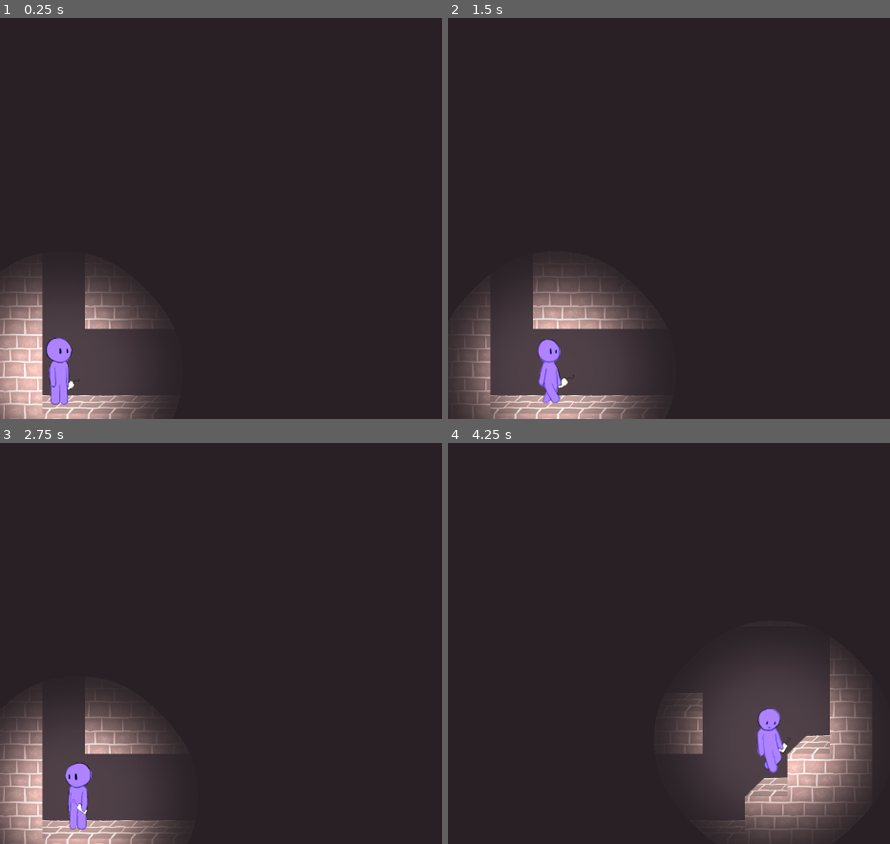
Above: before the commit, frames 1-4 (two rows, left to right).
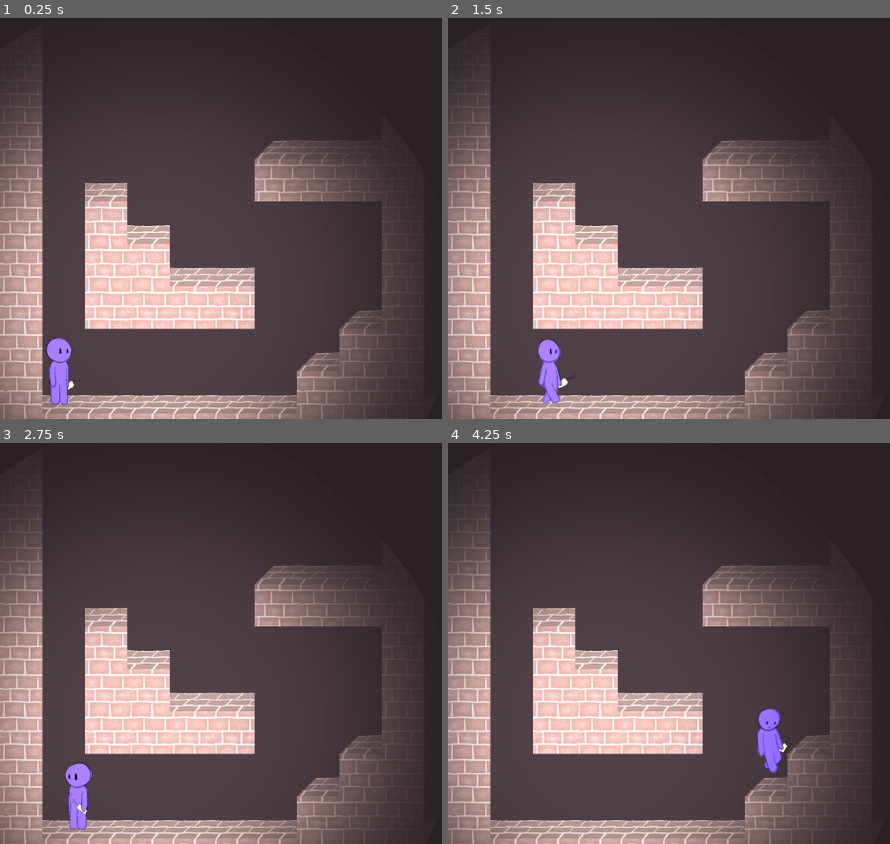
Above: after the commit, the same moments.

Repository: isaacwkm/csgd-capstone-project
Game: Godot game, scene res://scenes/world.tscn
Same seed, same stepped clock (60 frames per second), same inputs: the game is played once before the commit and once after it.
Inputs:
- Up to frame 1 (0.25 s): no input
- Up to frame 2 (1.5 s): tap Enter (ui_accept) at 0.5, 0.77 s; hold D from 0.53 s (still down)
- Up to frame 3 (2.75 s): tap Enter (ui_accept) at 1.52 s; release D at 2.03 s; hold A from 2.03 s (still down)
- Up to frame 4 (4.25 s): release A at 2.78 s; hold D from 2.78 s (still down); tap Enter (ui_accept) at 3.02, 3.77 s

The runs differ from the first frame. In frame 1, 56% of the frame differs, in the area x 0-96%, y 10-100%; in frame 2, 55%; in frame 3, 55%; in frame 4, 53%.

Commit message:
Add ExclusiveCollisionArea which enables collisions on entry and disables on exit. It sits on collision layer 2 so that it can continue to detect objects once it has disabled their collision on layer 1. Change PlayerCharacter to occupy only collision layer 2 by default, for compatibility with ExclusiveCollisionArea.

Diff:
--- /dev/null
+++ b/objects/collision_enabling_light.tscn
@@ -0,0 +1,18 @@
+[gd_scene load_steps=4 format=3 uid="uid://du4aw7x0lt5a7"]
+
+[ext_resource type="Script" path="res://scripts/exclusive_collision_area.gd" id="1_qcllp"]
+[ext_resource type="Texture2D" uid="uid://c3338cj6v4v6v" path="res://textures/point_light.png" id="2_cdknk"]
+
+[sub_resource type="CircleShape2D" id="CircleShape2D_ppycv"]
+radius = 384.0
+
+[node name="CollisionEnablingLight" type="Area2D"]
+collision_layer = 2
+collision_mask = 2
+script = ExtResource("1_qcllp")
+
+[node name="CollisionShape2D" type="CollisionShape2D" parent="."]
+shape = SubResource("CircleShape2D_ppycv")
+
+[node name="PointLight2D" type="PointLight2D" parent="."]
+texture = ExtResource("2_cdknk")
--- a/project.godot
+++ b/project.godot
@@ -18,3 +18,8 @@
 [display]
 
 window/stretch/mode="viewport"
+
+[layer_names]
+
+2d_physics/layer_1="Normal"
+2d_physics/layer_2="ExclusiveCollisionArea"
--- a/scenes/world.tscn
+++ b/scenes/world.tscn
@@ -4,13 +4,14 @@
 [ext_resource type="Material" uid="uid://bweju42buun6p" path="res://shaders/only_visible_in_light.tres" id="1_h8m8k"]
 [ext_resource type="TileSet" uid="uid://dg1io4ume71hh" path="res://textures/tileset/tileset.tres" id="2_13mpi"]
 [ext_resource type="Script" path="res://scripts/screen_overlay.gd" id="2_h6ad5"]
-[ext_resource type="Texture2D" uid="uid://c3338cj6v4v6v" path="res://textures/point_light.png" id="5_vhnmy"]
+[ext_resource type="PackedScene" uid="uid://du4aw7x0lt5a7" path="res://objects/collision_enabling_light.tscn" id="5_5dqrt"]
 
 [node name="World" type="Node2D"]
 material = ExtResource("1_h8m8k")
 
 [node name="DirectionalLight2D" type="DirectionalLight2D" parent="."]
 editor_only = true
+energy = 0.25
 
 [node name="ScreenOverlay" type="Node2D" parent="."]
 script = ExtResource("2_h6ad5")
@@ -23,8 +24,8 @@
 
 [node name="PlayerCharacter" parent="." instance=ExtResource("1_grg2j")]
 position = Vector2(95, 604)
+collision_layer = 2
+collision_mask = 2
 
-[node name="PointLight2D" type="PointLight2D" parent="PlayerCharacter"]
-position = Vector2(0, -48)
-scale = Vector2(0.402344, 0.402344)
-texture = ExtResource("5_vhnmy")
+[node name="CollisionEnablingLight" parent="." instance=ExtResource("5_5dqrt")]
+position = Vector2(236, 464)
--- /dev/null
+++ b/scripts/exclusive_collision_area.gd
@@ -0,0 +1,16 @@
+class_name ExclusiveCollisionArea
+extends Area2D
+
+func _ready():
+	body_entered.connect(_on_body_entered)
+	body_exited.connect(_on_body_exited)
+
+func _on_body_entered(body: Node2D):
+	if body is PhysicsBody2D:
+		body.collision_layer |= 1
+		body.collision_mask |= 1
+
+func _on_body_exited(body: Node2D):
+	if body is PhysicsBody2D:
+		body.collision_layer &= ~1
+		body.collision_mask &= ~1
